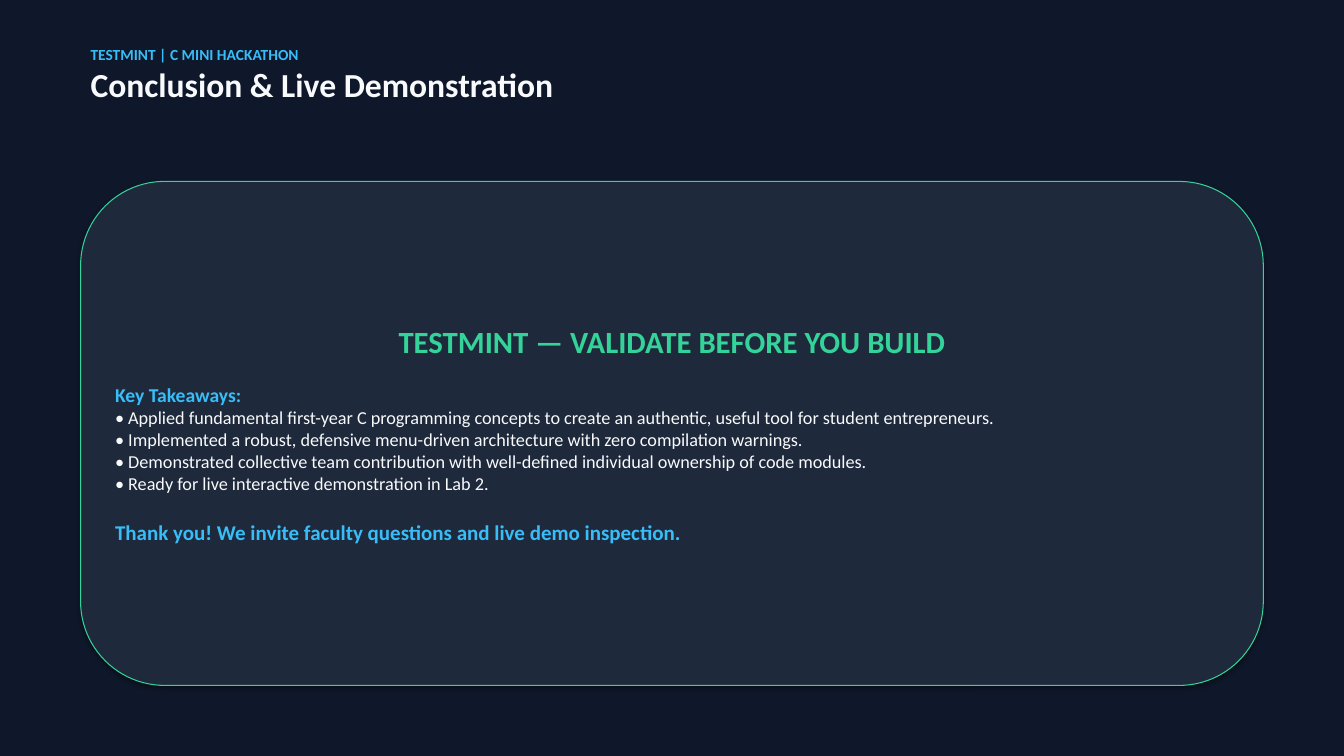
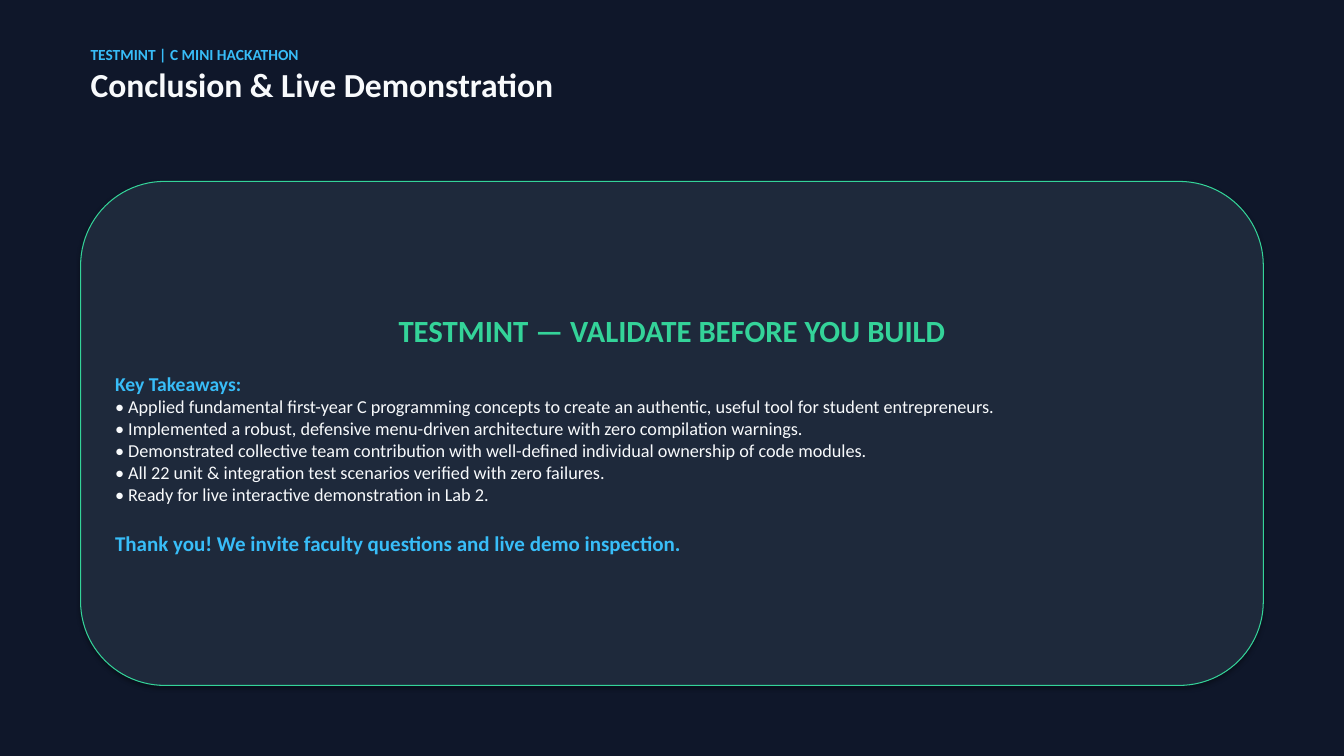
Before and after one commit to mananwalia987/Batch20_TeamPending_TestMint, a slide deck: slide 10 of presentation.pptx. Drawn at 1344x756 pixels with LibreOffice and Linux fonts; fonts in the diff are those of the drawing. Boxes give left, top, right and bottom in pixels: in the first picture for what was removed or moved away, otherwise in the second. Text is boxed around its words. In the diff, an @@ line names an element or a change of style, - is before the commit and + after.

```diff
--- a/presentation.pptx
+++ b/presentation.pptx
@@ text in rounded rectangle at [128, 466, 605, 482]: paragraph added @@
+• All 22 unit & integration test scenarios verified with zero failures.
```
Also in this commit, not shown: 4 other slides changed, 1 slide added, 1 slide removed, 8 other files.
